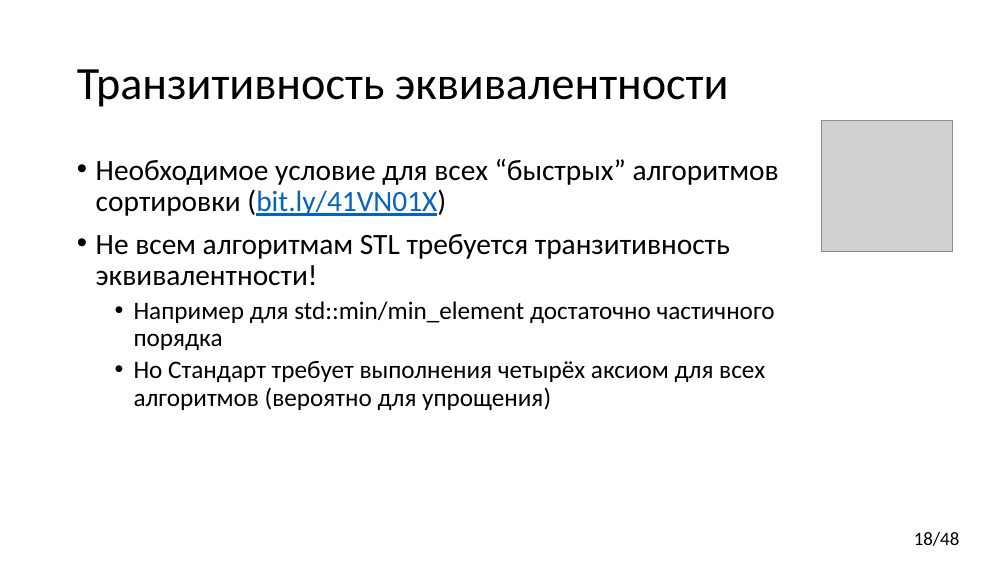
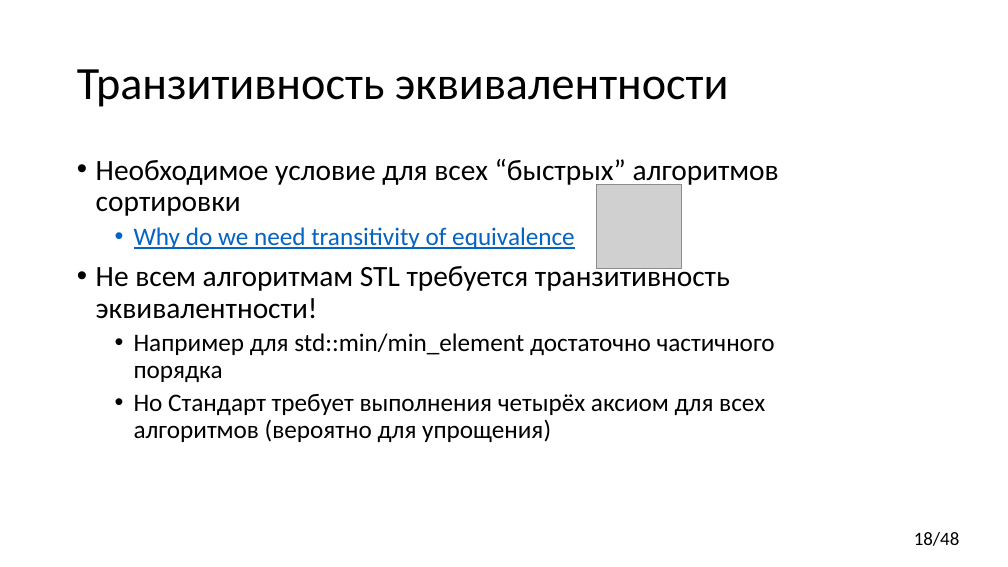
Before and after one commit to yugr/CppRussia, a slide deck: slide 18 of 2023/RU.pptx. Drawn at 1008x567 pixels with LibreOffice and Linux fonts; fonts in the diff are those of the drawing; grey boxes stand for pictures. Boxes give left, top, right and bottom in pixels: in the first picture for what was removed or moved away, otherwise in the second. Text is boxed around its words. In the diff, an @@ line names an element or a change of style, - is before the commit and + after.

```diff
--- a/2023/RU.pptx
+++ b/2023/RU.pptx
@@ text at (x1=96, y1=159, x2=779, y2=249): text changed @@
-• Необходимое условие для всех “быстрых” алгоритмов сортировки (bit.ly/41VN01X)
+• Необходимое условие для всех “быстрых” алгоритмов сортировки
+  • Why do we need transitivity of equivalence
@@ picture resized from (x1=822, y1=121, x2=953, y2=252) to (x1=597, y1=185, x2=681, y2=269) @@
```
Also in this commit, not shown: 4 other slides changed.
